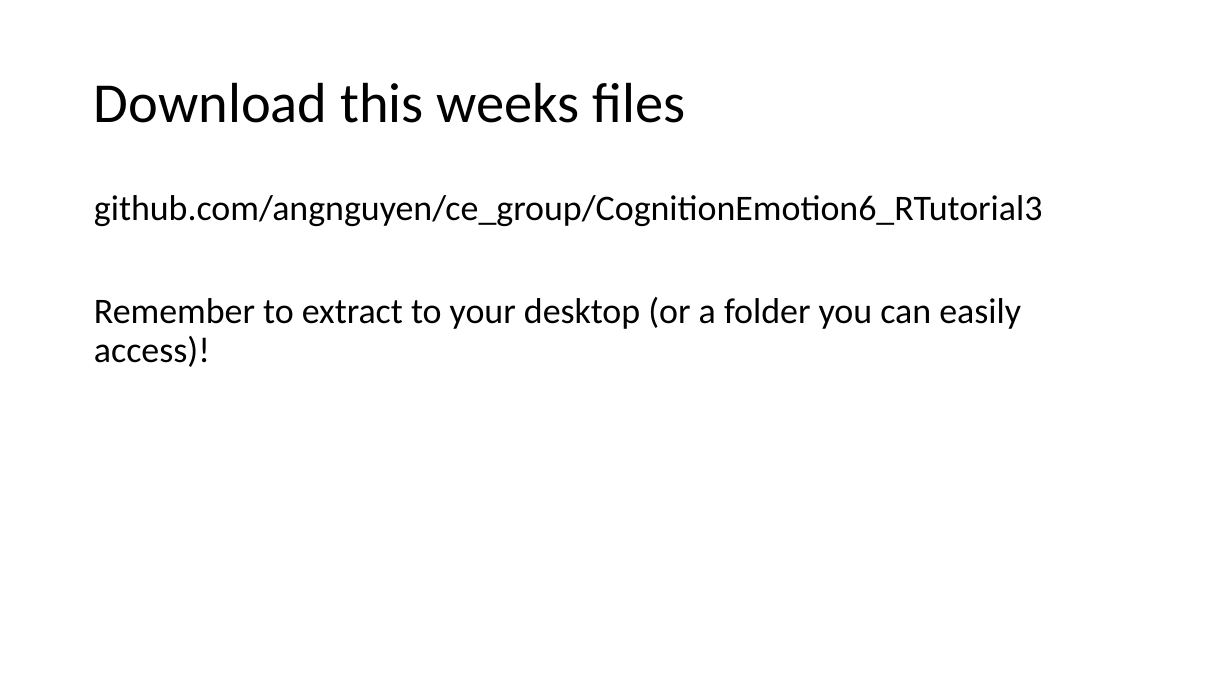
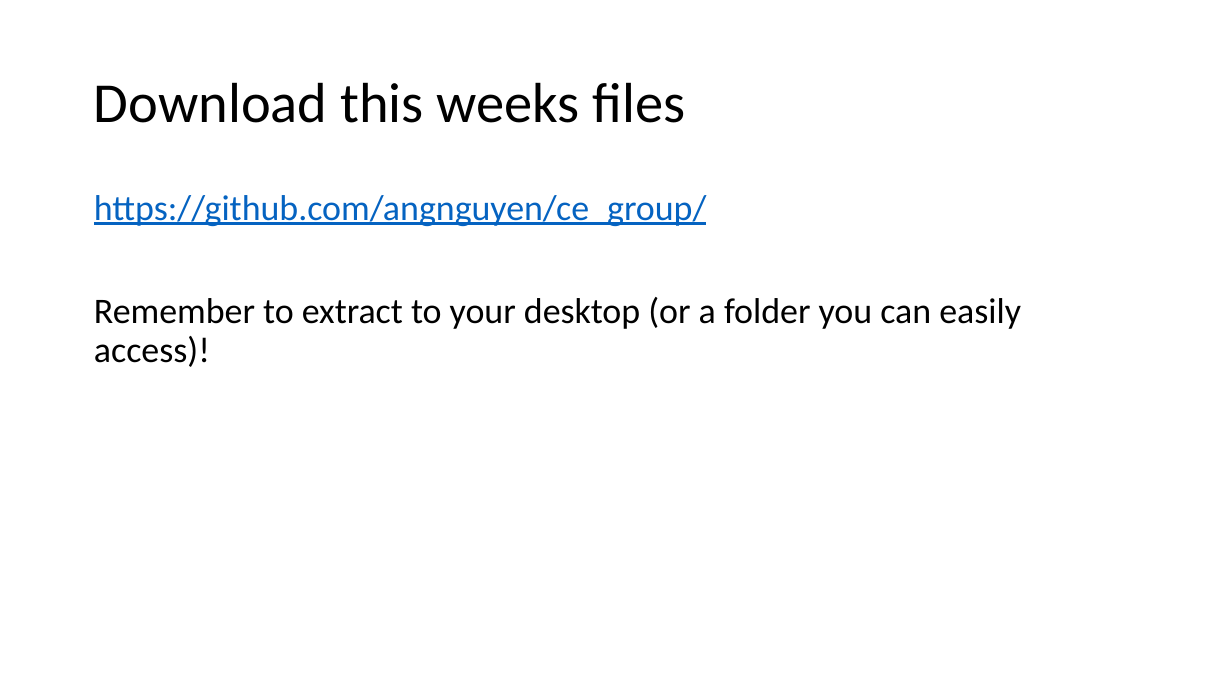
Before and after one commit to angnguyen/ce_group, a slide deck: slide 6 of CognitionEmotion6_RTutorial3/R_tutorial_3_slides.pptx. Drawn at 1232x693 pixels with LibreOffice and Linux fonts; fonts in the diff are those of the drawing. Boxes give left, top, right and bottom in pixels: in the first picture for what was removed or moved away, otherwise in the second. Text is boxed around its words. In the diff, an @@ line names an element or a change of style, - is before the commit and + after.

Commit message:
slides update

```diff
--- a/CognitionEmotion6_RTutorial3/R_tutorial_3_slides.pptx
+++ b/CognitionEmotion6_RTutorial3/R_tutorial_3_slides.pptx
@@ text at <box>94,195,707,226</box>: text changed; text colour #000000 to #0563C1 @@
-github.com/angnguyen/ce_group/CognitionEmotion6_RTutorial3
+https://github.com/angnguyen/ce_group/
```
